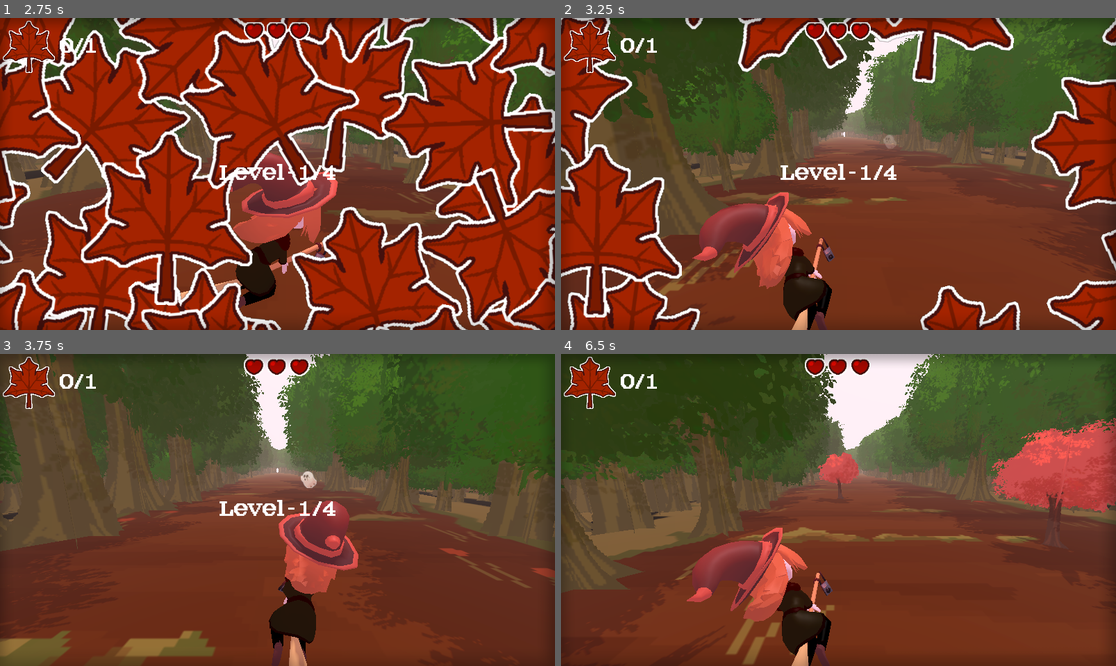
Above: before the commit, frames 1-4 (two rows, left to right).
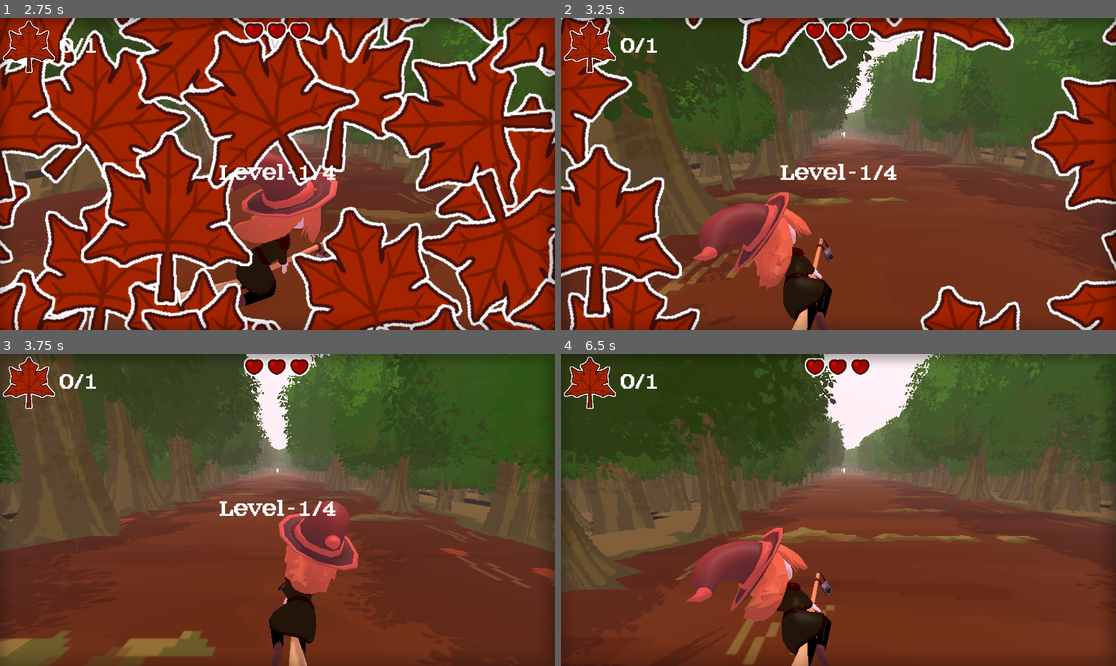
Above: after the commit, the same moments.

Repository: wewewer123/Cozy-Chaos-Fall-2025
Game: Godot game, scene res://scenes/game/GameHolder.tscn
Same seed, same stepped clock (60 frames per second), same inputs: the game is played once before the commit and once after it.
Inputs (mouse positions are in pixels of both pictures, inside the frame that each line leads up to):
- Up to frame 1 (2.75 s): tap Enter at 0.5 s; move the mouse to (399, 158) at 0.52 s; hold D (right) 0.53-1.25 s; tap G (read_leaf) at 0.6 s; click (399, 158) at 0.67 s; click "start" at 1.25 s; click "start" at 2 s
- Up to frame 2 (3.25 s): move the mouse to (727, 189) at 2.77 s; hold A (left) from 2.78 s (still down); tap H (read_lives) at 2.85 s
- Up to frame 3 (3.75 s): move the mouse to (333, 441) at 3.52 s; release A (left) at 3.53 s; hold D (right) from 3.53 s (still down); tap T at 3.6 s
- Up to frame 4 (6.5 s): move the mouse to (810, 572) at 4.27 s; tap Y at 4.35 s; click (810, 572) at 4.42 s; move the mouse to (1005, 556) at 5.02 s; release D (right) at 5.03 s; hold A (left) from 5.03 s (still down); tap Tab at 5.1 s; move the mouse to (672, 463) at 5.77 s; tap G (read_leaf) at 5.85 s

Frame 1 is identical in both runs. In frame 2, less than 0.1% of the frame differs, in the area x 58-61%, y 37-42%; in frame 3, 0.1%; in frame 4, 5.3%, in the area x 46-100%, y 20-55%.
Error in both runs: Invalid access to property or key 'leaf' on a base object of type 'Nil'. (res://scripts/game/game_manager.gd:61)

Commit message:
Adds Logic That Removes Lane Objects On Level Finish

Diff:
--- /dev/null
+++ b/scenes/lane_object_collection.gd
@@ -0,0 +1,7 @@
+extends Node3D
+
+class_name LaneObjectCollection
+
+func remove_all_lane_objects():
+	for child in get_children():
+			child.queue_free()
--- /dev/null
+++ b/scenes/lane_object_collection.tscn
@@ -0,0 +1,6 @@
+[gd_scene load_steps=2 format=3 uid="uid://cv4wv6nlarpg"]
+
+[ext_resource type="Script" uid="uid://boggp2tiwjgl3" path="res://scenes/lane_object_collection.gd" id="1_4vdbm"]
+
+[node name="LaneObjectCollection" type="Node3D"]
+script = ExtResource("1_4vdbm")
--- a/scripts/lane_objects/Spawner.gd
+++ b/scripts/lane_objects/Spawner.gd
@@ -7,11 +7,8 @@
 @export var leaf_inst: PackedScene
 @export var heart_inst: PackedScene
 @export var fade_in_time := 1.0
-@export var spawn_strategie: SpawnStrategie = SpawnStrategie.Single
 
 @onready var lane_spawn_timer: LaneSpawnTimer = $LaneSpawnTimer
-
-enum SpawnStrategie { Single, Pair }
 
 var lanes: Array[Marker3D]
 var rng := RandomNumberGenerator.new()
@@ -85,11 +82,7 @@
 
 # One-call convenience: spawns an item and an obstacle on DISTINCT lanes.
 func spawn() -> void:
-	#if randi_range(0, 1) == 0:
 	spawn_single()
-	#else:
-			#spawn_pair()
-
 	next_audio_bus_index = (next_audio_bus_index + 1) % audio_pan_effect_busses
 
 func spawn_single() -> void:
@@ -100,7 +93,7 @@
 	else:
 		lane_object = spawn_obstacle(object_parent, _pick_lane())
 
-	await fade_in([lane_object])
+	lane_object.fade_in(fade_in_time)
 
 func spawn_pair() -> void:
 	var lane_object:CollisionObject
@@ -122,20 +115,8 @@
 	else:
 		lane_object_2 = spawn_obstacle(object_parent, lane2)
 
-	await fade_in([lane_object])
-	fade_in([lane_object_2])
-
-func fade_in(objects : Array[CollisionObject]) -> void:
-	var t := 0.0
-	set_alpha_for_objects(objects,0)
-	while t < fade_in_time:
-		t += get_process_delta_time()
-		set_alpha_for_objects(objects, clamp(t / fade_in_time, 0.0, 1.0))
-		await get_tree().process_frame
-
-func set_alpha_for_objects(objects:Array[CollisionObject], alpha:float):
-	for child in objects:
-		child.set_texture_alpha(alpha)
+	lane_object.fade_in(fade_in_time)
+	lane_object_2.fade_in(fade_in_time)
 
 func start_spawning() -> void:
 	spawn()
--- a/scripts/lane_objects/collision_object.gd
+++ b/scripts/lane_objects/collision_object.gd
@@ -23,6 +23,14 @@
 func is_player(body: Node3D) -> bool:
 	return body.is_in_group("Player")
 
+func fade_in(fade_in_time:float):
+	var t := 0.0
+	set_texture_alpha(0)
+	while t < fade_in_time:
+		t += get_process_delta_time()
+		set_texture_alpha(clamp(t / fade_in_time, 0.0, 1.0))
+		await get_tree().process_frame
+
 func apply_effect(player: Node3D) -> void:
 	#virtual method override
 	push_error("apply_effect not implemented")
--- a/scripts/world/main.gd
+++ b/scripts/world/main.gd
@@ -1,16 +1,17 @@
 extends Node3D
 
+@onready var player:PlayerObject = $Player
+@onready var spawner:Spawner = $LaneSpawner
+@onready var player_locator:PlayerLocator = $PlayerLocator
+@onready var hud:HUD = load("res://scenes/ui/ingame hud/HUD.tscn").instantiate()
+@onready var lane_object_parent:LaneObjectCollection = $LaneObjectCollection
+
 func _ready() -> void:
-	var player: PlayerObject = $Player
-	var spawner:Spawner = $LaneSpawner
-	var player_locator:PlayerLocator = $PlayerLocator
-	var hud:HUD = load("res://scenes/ui/ingame hud/HUD.tscn").instantiate()
-
 	GameManager.player = player
 	GameManager.curr_lane_spawner = spawner
 
 	hud.init()
-	spawner.init($Items, player_locator)
+	spawner.init(lane_object_parent, player_locator)
 	player.init(spawner)
 	player_locator.init(player)
 
@@ -24,4 +25,5 @@
 
 func on_player_leaf_changed(new_leaf_count:int):
 	if new_leaf_count == Globals.get_max_leaf_count():
+		lane_object_parent.remove_all_lane_objects()
 		GameManager.next_level()
Not shown, added: scenes/lane_object_collection.gd.uid
